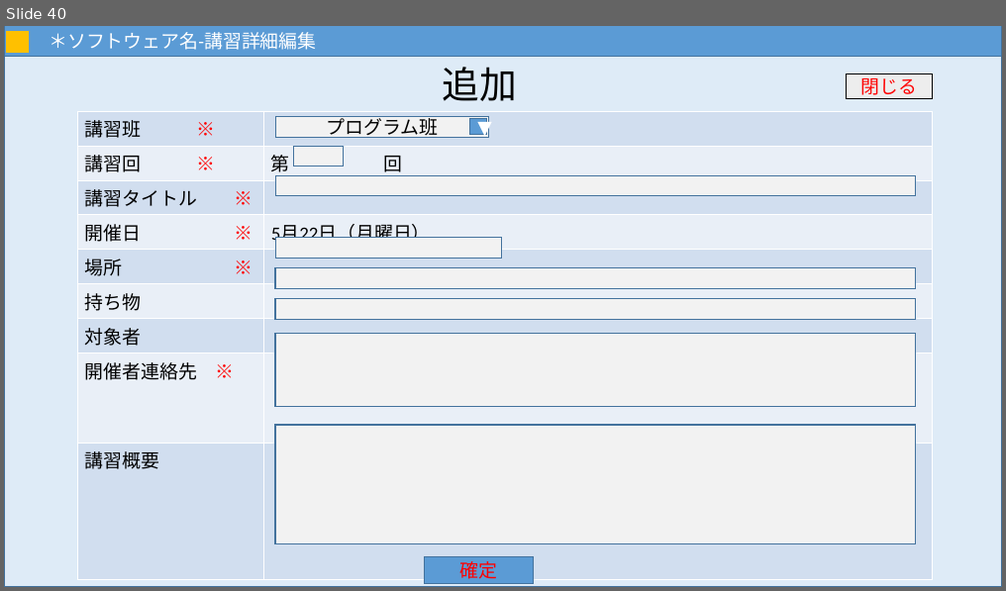
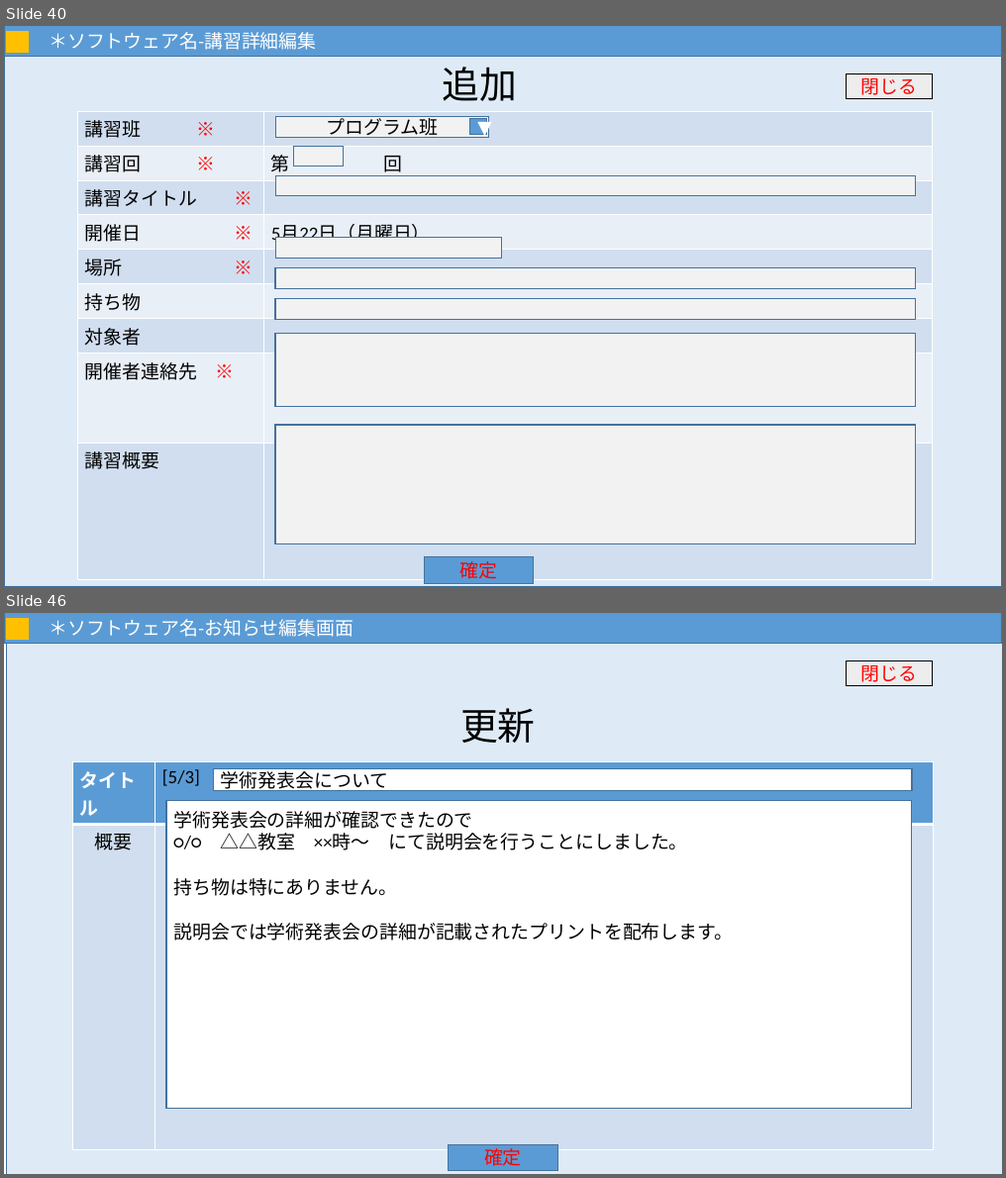
Before and after one commit to MNB-oda/MNB, a slide deck: 提出課題/外部設計書/画面設計.pptx. Shown one above the other, each under a label of ours: slide 40 before the commit, slides 40 and 46 after it; the slides between them are not shown. The pictures are 1006x591 and 1006x1178 pixels, drawn with LibreOffice and Linux fonts; fonts in the diff are those of the drawing. Boxes give left, top, right and bottom in pixels: in the first picture for what was removed or moved away, otherwise in the second. Text is boxed around its words. In the diff, an @@ line names an element or a change of style, - is before the commit and + after.

Commit message:
画面設計8割完成

```diff
--- a/提出課題/外部設計書/画面設計.pptx
+++ b/提出課題/外部設計書/画面設計.pptx
@@ slide 46 added at <box>4,613,1002,1174</box>, background #FFFFFF @@
@@ rectangle added at <box>4,613,1002,643</box>, fill #5B9BD5, outline #43739E 1 pt, 18 pt, text #FFFFFF @@
+＊ソフトウェア名-お知らせ編集画面
@@ rectangle added at <box>6,618,1002,1174</box>, fill #DEEBF7, outline #43739E 1 pt @@
@@ rectangle added at <box>6,618,28,639</box>, fill #FFC000, outline #FFC000 1 pt @@
@@ rectangle added at <box>846,662,933,685</box>, fill #EDEDED, outline #000000 1 pt, 18 pt, text #FF0000 @@
+閉じる
@@ text added at <box>460,708,536,743</box>, 36 pt, text #000000 @@
+更新
@@ table added at <box>73,762,934,1121</box>, 2 rows, 2 columns @@
+タイトル | [5/3]
+概要 | 
@@ rectangle added at <box>214,768,912,791</box>, fill #FFFFFF, outline #43739E 1 pt, 18 pt, text #000000 @@
+学術発表会について
@@ rectangle added at <box>166,800,912,1109</box>, fill #FFFFFF, outline #43739E 1 pt, 18 pt, text #000000 @@
+学術発表会の詳細が確認できたので
+○/○ △△教室 ××時～ にて説明会を行うことにしました。
+持ち物は特にありません。
+説明会では学術発表会の詳細が記載されたプリントを配布します。
@@ rectangle added at <box>449,1146,558,1171</box>, fill #5B9BD5, outline #43739E 1 pt, 18 pt, text #FF0000 @@
+確定
```
Also in this commit, not shown: 2 slides changed, 8 other slides added.
